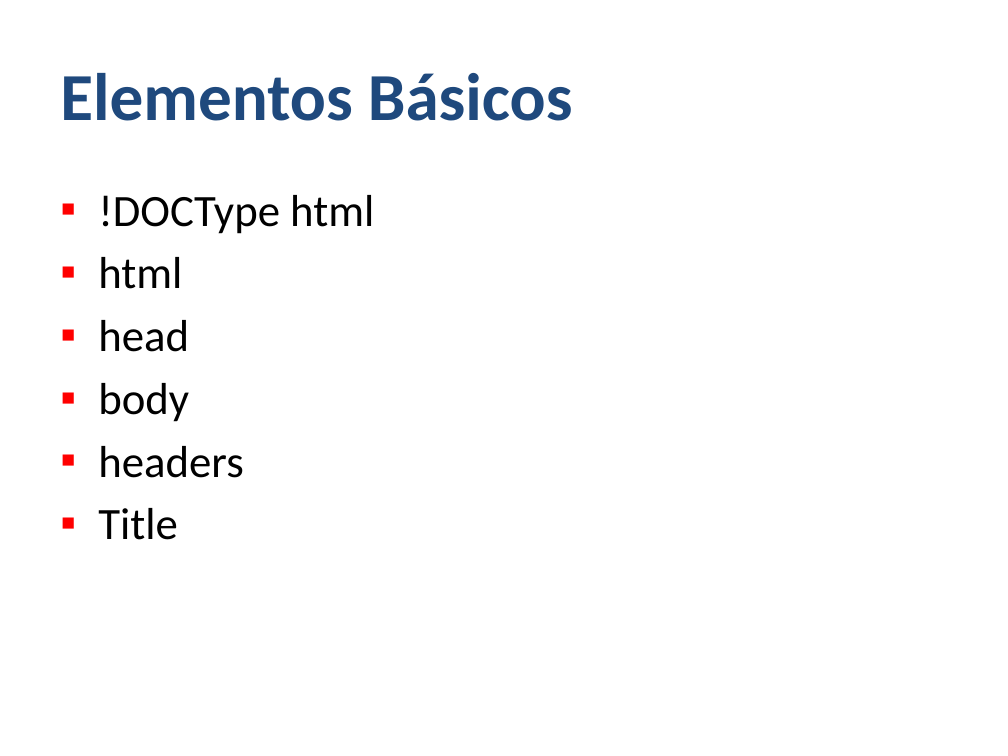
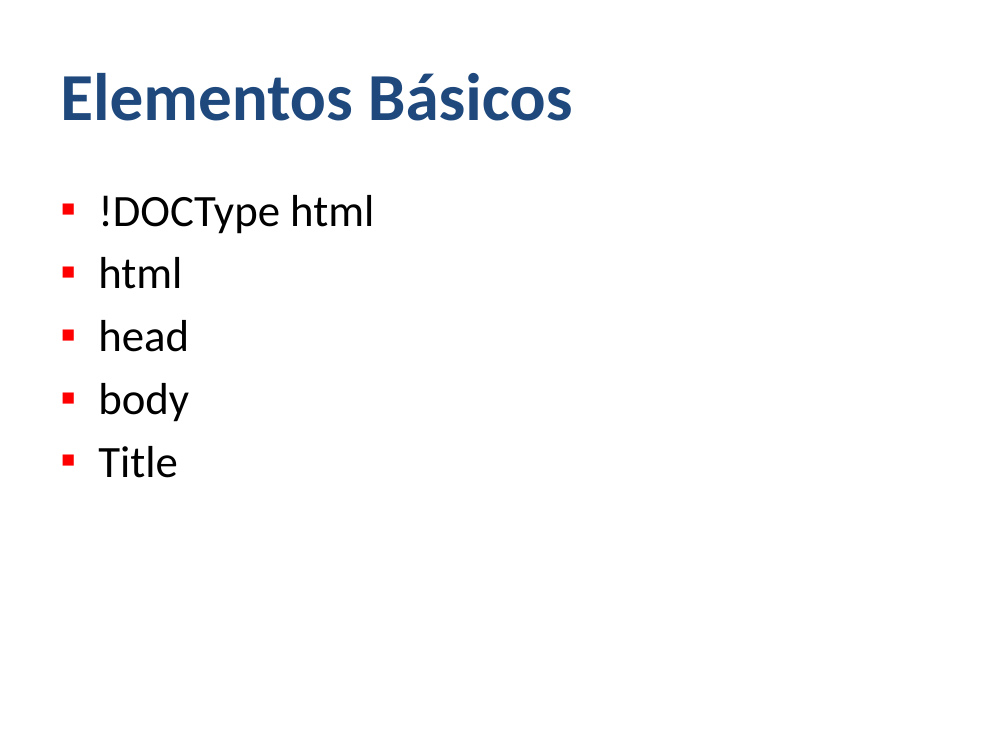
Before and after one commit to Jucer74/WebDevelopment, a slide deck: slide 5 of Classes/WebDev-01-HTML-Basic.pptx. Drawn at 1008x756 pixels with LibreOffice and Linux fonts; fonts in the diff are those of the drawing; background and template pictures are left out. Boxes give left, top, right and bottom in pixels: in the first picture for what was removed or moved away, otherwise in the second. Text is boxed around its words. In the diff, an @@ line names an element or a change of style, - is before the commit and + after.

```diff
--- a/Classes/WebDev-01-HTML-Basic.pptx
+++ b/Classes/WebDev-01-HTML-Basic.pptx
@@ text at (x1=98, y1=446, x2=243, y2=478): paragraph removed @@
-▪ headers
```
